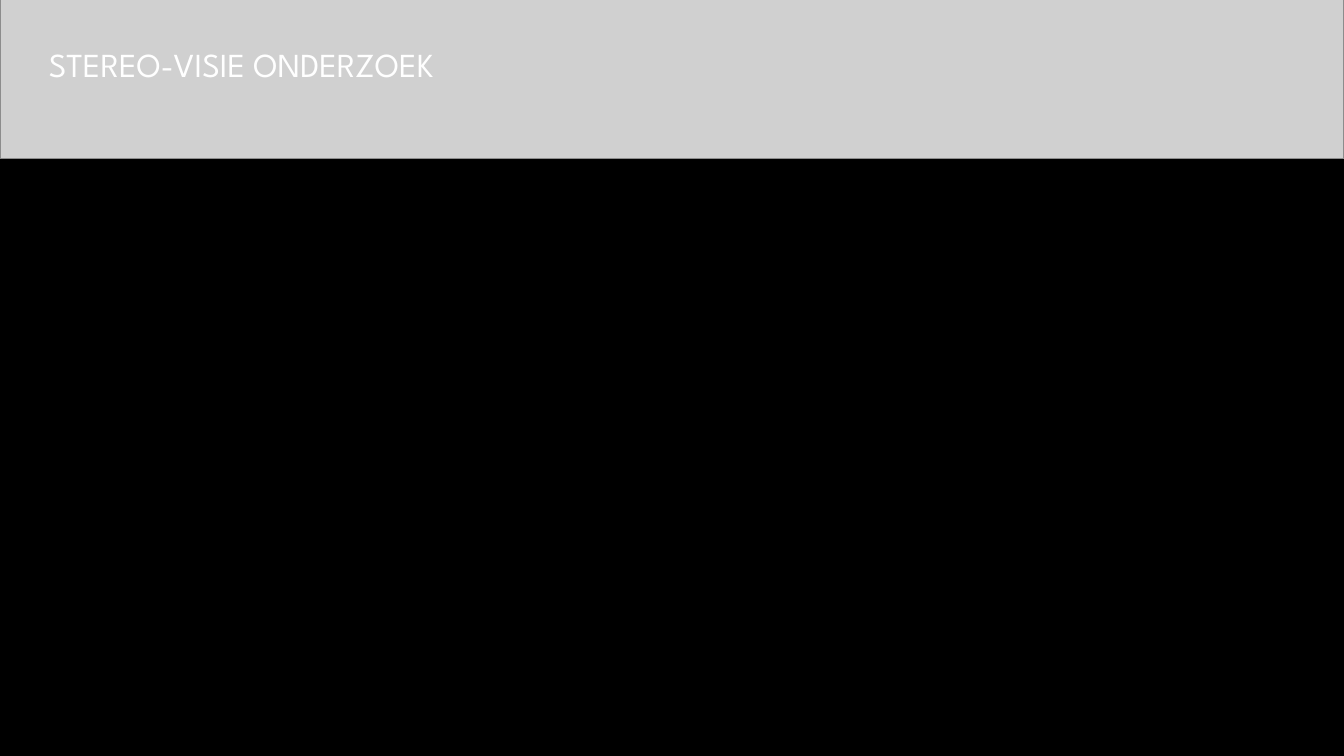
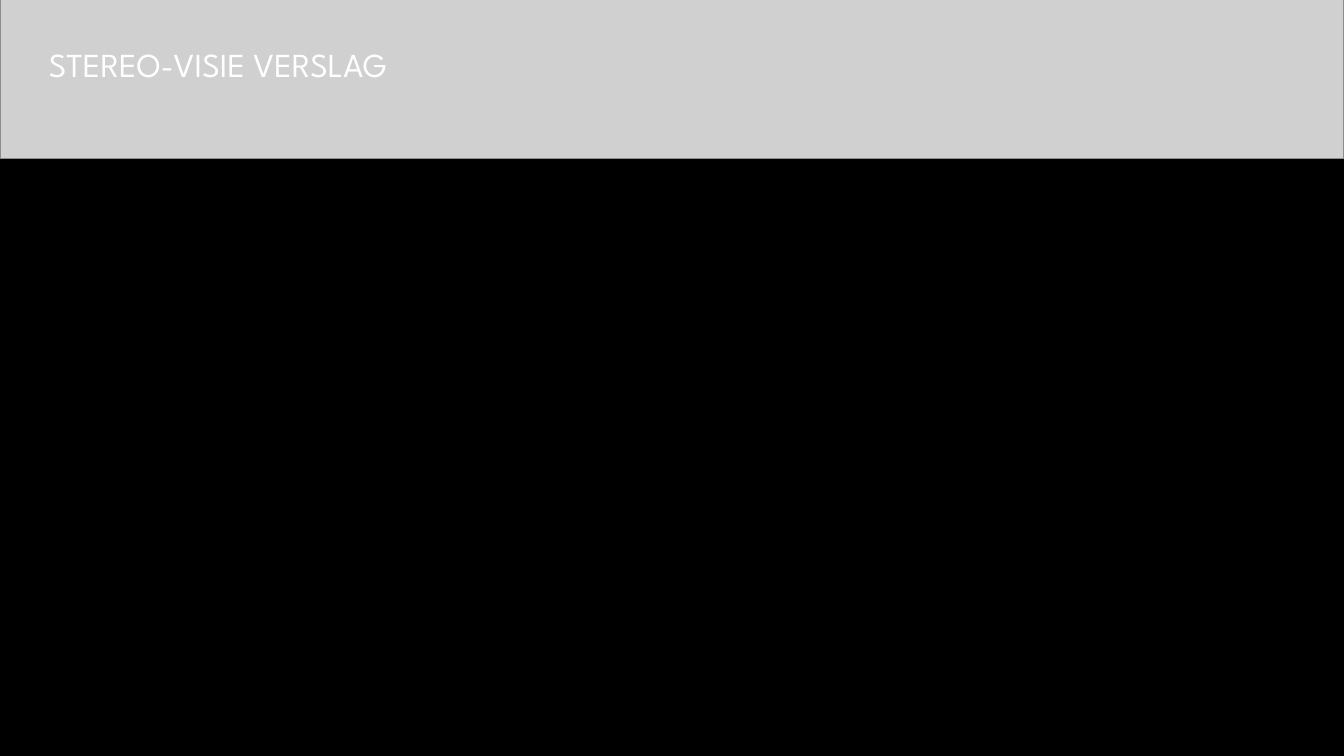
Before and after one commit to TomHeij/Project5-6, a slide deck: slide 8 of Opleverset_Project_5-6/Manage_&_Control/PO meeting 6.pptx (slide 7 before the commit). Drawn at 1344x756 pixels with LibreOffice and Linux fonts; fonts in the diff are those of the drawing; grey boxes stand for pictures; background and template pictures are left out. Boxes give left, top, right and bottom in pixels: in the first picture for what was removed or moved away, otherwise in the second. Text is boxed around its words. In the diff, an @@ line names an element or a change of style, - is before the commit and + after.

```diff
--- a/Opleverset_Project_5-6/Manage_&_Control/PO meeting 6.pptx
+++ b/Opleverset_Project_5-6/Manage_&_Control/PO meeting 6.pptx
@@ title at bbox=[49, 55, 387, 77]: text changed @@
-STEREO-VISIE ONDERZOEK
+STEREO-VISIE VERSLAG
```
Also in this commit, not shown: 4 other slides changed, 3 slides added, 2 slides removed, 1 other file.
